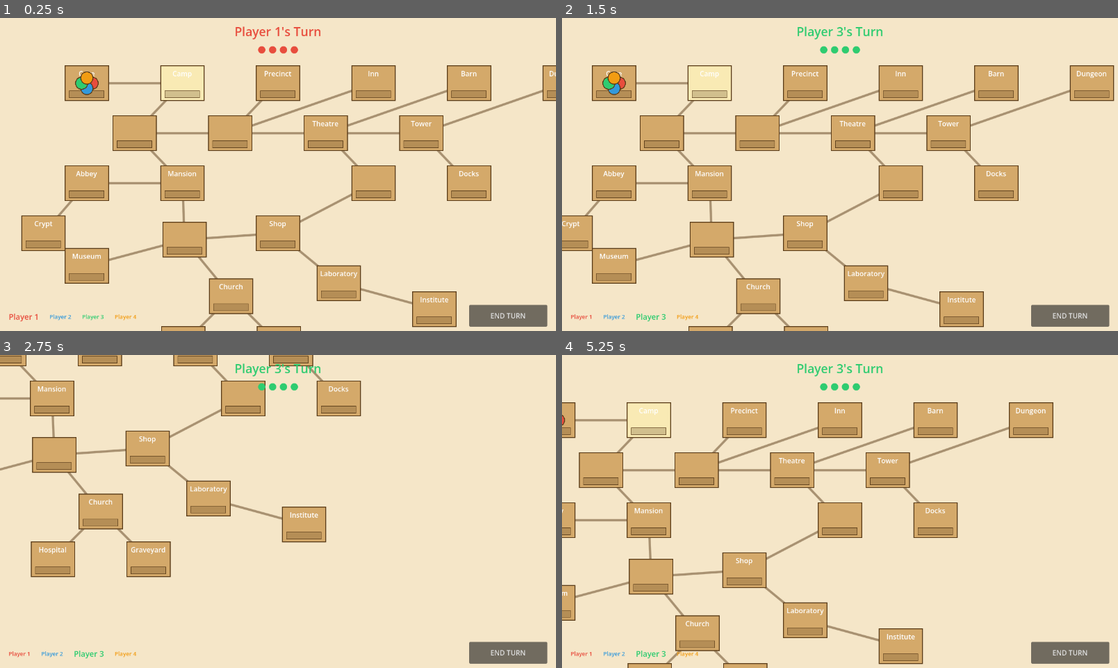
Above: before the commit, frames 1-4 (two rows, left to right).
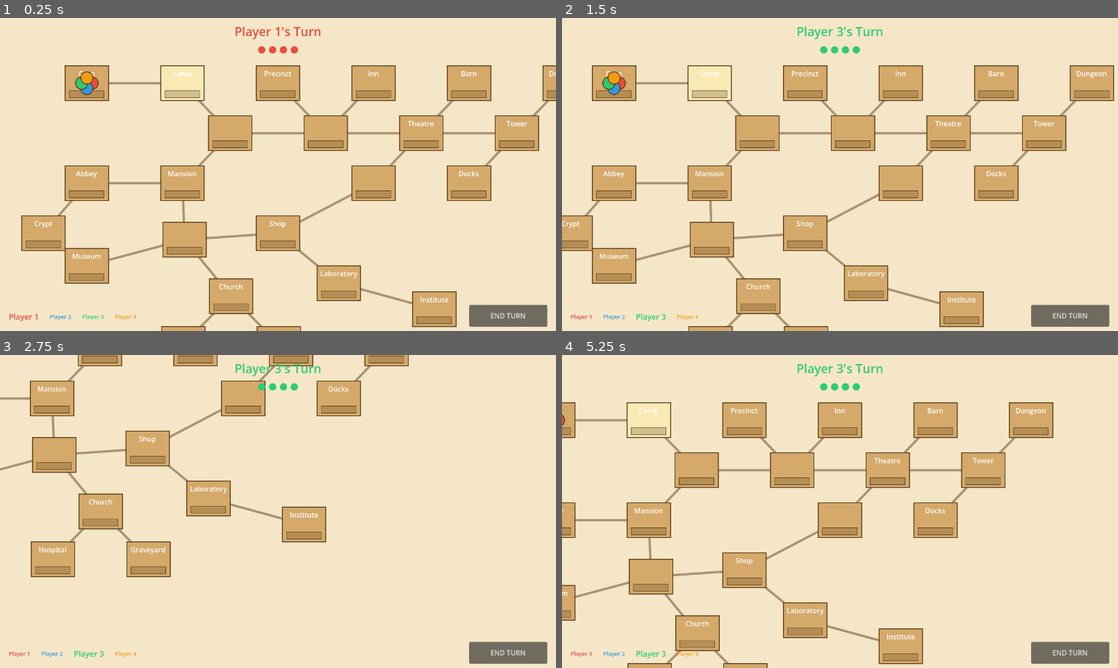
Above: after the commit, the same moments.

Repository: arlopurcell/horrified-board-game
Game: Godot game, scene res://scenes/Main.tscn
The game is run twice, just before and just after one commit, with the same random seed, the same clock (stepped at 60 frames per second) and the same inputs. The project has no main scene, so this scene is started directly.
Inputs (mouse positions are in pixels of both pictures, inside the frame that each line leads up to):
- Up to frame 1 (0.25 s): no input
- Up to frame 2 (1.5 s): click "END TURN" at 0.5 s; tap Enter at 1.25 s; move the mouse to (628, 64) at 1.27 s; hold D from 1.28 s (still down); click (628, 64) at 1.42 s
- Up to frame 3 (2.75 s): move the mouse to (38, 401) at 2.02 s; release D at 2.03 s; hold S from 2.03 s (still down); click (38, 401) at 2.17 s
- Up to frame 4 (5.25 s): move the mouse to (784, 380) at 2.77 s; release S at 2.78 s; hold D 2.78-3.53 s; click (784, 380) at 2.92 s; move the mouse to (756, 373) at 3.52 s; hold W 3.53-4.28 s; click (756, 373) at 3.67 s; move the mouse to (650, 392) at 4.27 s; hold A from 4.28 s (still down); click (650, 392) at 4.42 s; move the mouse to (678, 401) at 5.02 s; click (678, 401) at 5.17 s

The runs differ from the first frame. In frame 1, 2.9% of the frame differs, in the area x 20-99%, y 22-48%; in frame 2, 2.9%; in frame 3, 0.6%; in frame 4, 2.9%.

Commit message:
data: shift second row 110px right (correcting previous direction)

Diff:
--- a/resources/data/board.tres
+++ b/resources/data/board.tres
@@ -55,7 +55,7 @@
 script = ExtResource("2")
 id = 6
 name = ""
-position = Vector2(310, 265)
+position = Vector2(530, 265)
 neighbors = [1, 7, 11]
 has_item = false
 
@@ -63,7 +63,7 @@
 script = ExtResource("2")
 id = 7
 name = ""
-position = Vector2(530, 265)
+position = Vector2(750, 265)
 neighbors = [6, 2, 3, 8]
 has_item = false
 
@@ -71,7 +71,7 @@
 script = ExtResource("2")
 id = 8
 name = "Theatre"
-position = Vector2(750, 265)
+position = Vector2(970, 265)
 neighbors = [7, 4, 9, 17]
 has_item = false
 
@@ -79,7 +79,7 @@
 script = ExtResource("2")
 id = 9
 name = "Tower"
-position = Vector2(970, 265)
+position = Vector2(1190, 265)
 neighbors = [8, 13, 5]
 has_item = false
 
